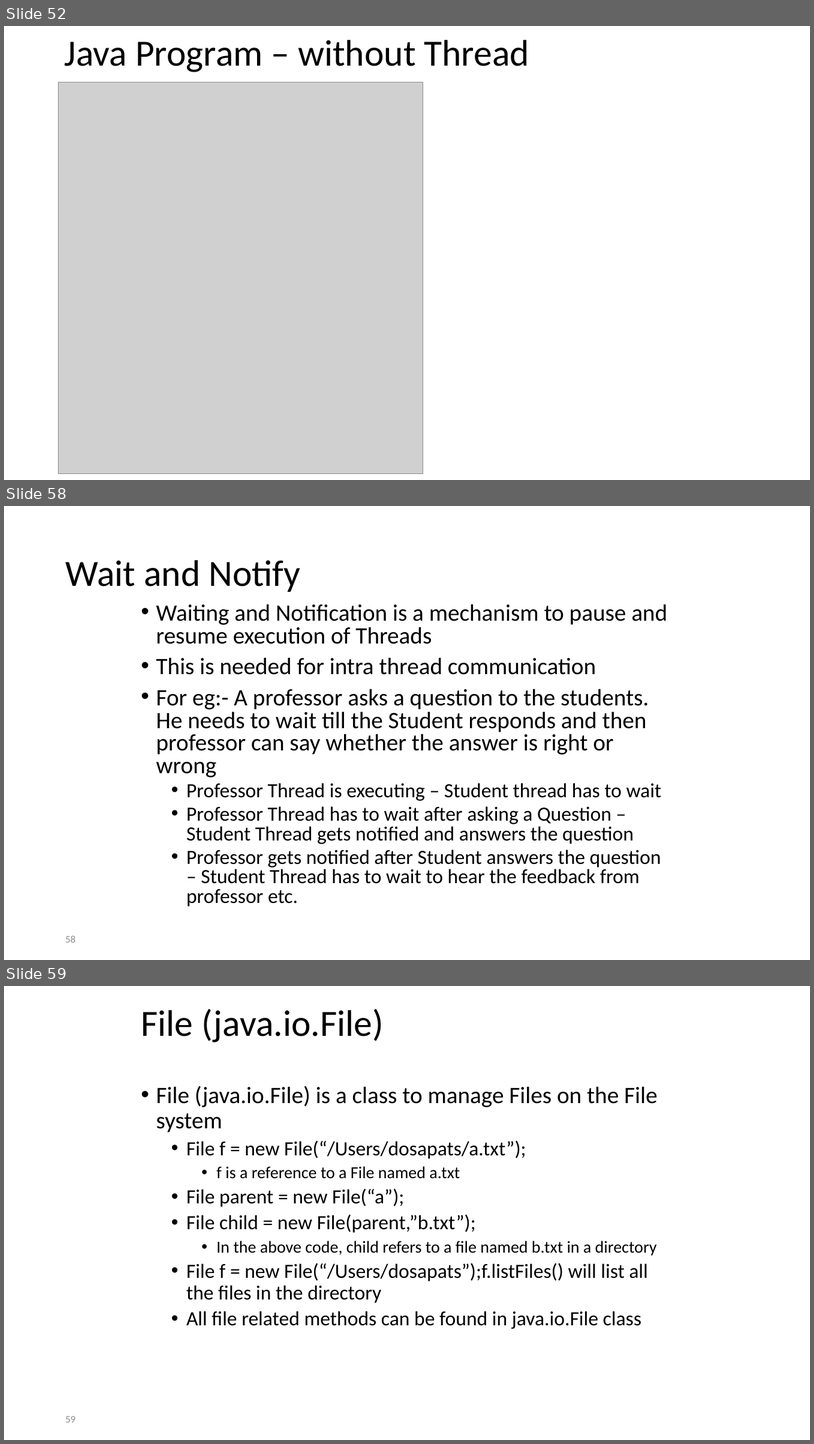
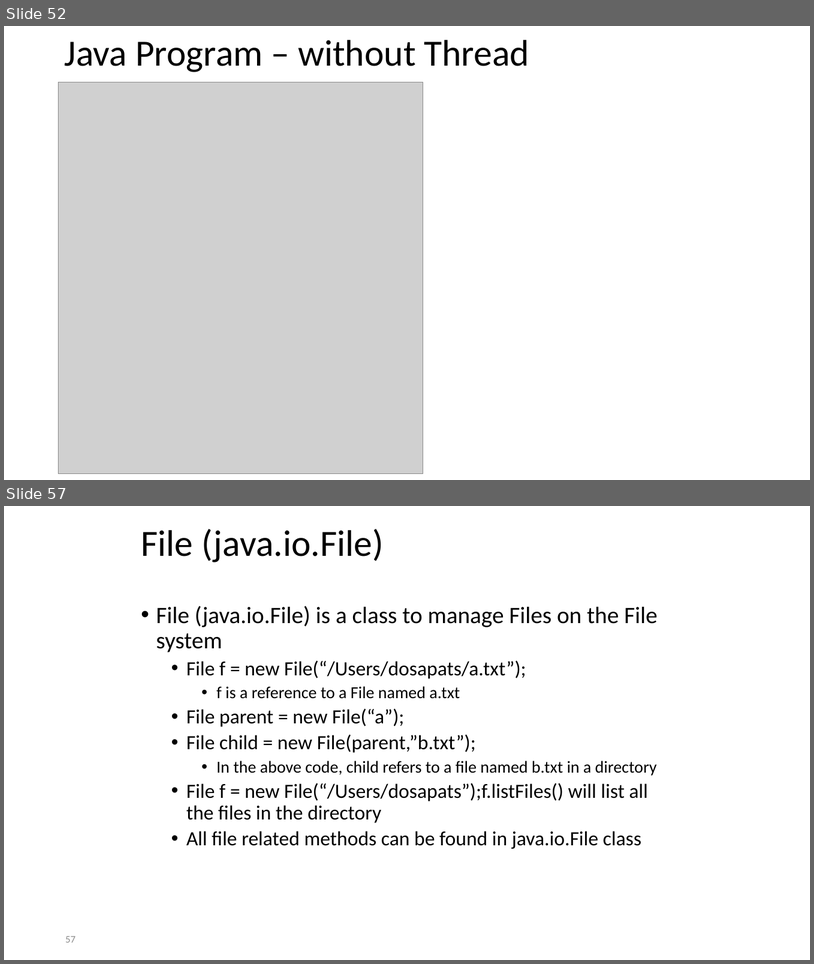
Before and after one commit to sivadosapati/NEUSep16, a slide deck: notes/Java Presentation.pptx. Shown one above the other, each under a label of ours: slides 52, 58 and 59 before the commit, slides 52 and 57 after it; the slides between them are not shown. The pictures are 814x1444 and 814x964 pixels, drawn with LibreOffice and Linux fonts; fonts in the diff are those of the drawing; grey boxes stand for pictures. Boxes give left, top, right and bottom in pixels: in the first picture for what was removed or moved away, otherwise in the second. Text is boxed around its words. In the diff, an @@ line names an element or a change of style, - is before the commit and + after.

```diff
--- a/notes/Java Presentation.pptx
+++ b/notes/Java Presentation.pptx
@@ slide 58 removed at box(4, 506, 810, 960), background #FFFFFF @@
@@ title removed at box(65, 560, 300, 592) @@
-Wait and Notify
@@ text removed at box(156, 604, 668, 906) @@
-• Waiting and Notification is a mechanism to pause and resume execution of Threads
-• This is needed for intra thread communication
-• For eg:- A professor asks a question to the students. He needs to wait till the Student responds and then professor can say whether the answer is right or wrong
-  • Professor Thread is executing – Student thread has to wait
-  • Professor Thread has to wait after asking a Question – Student Thread gets notified and answers the question
-  • Professor gets notified after Student answers the question – Student Thread has to wait to hear the feedback from professor etc.
@@ page number removed at box(65, 935, 75, 942) @@
-58
@@ what was slide 59 is now slide 57 @@
@@ page number at box(65, 936, 75, 942): text changed @@
-59
+57
```
Also in this commit, not shown: 5 slides changed, 1 other slide removed.
